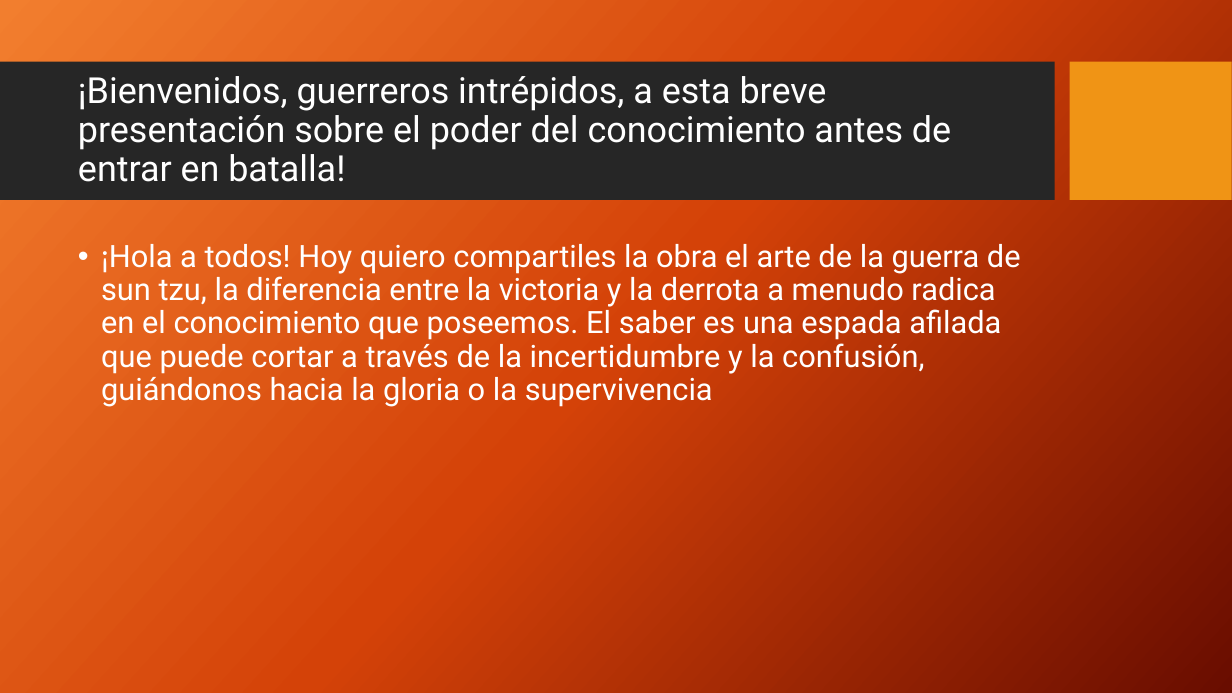
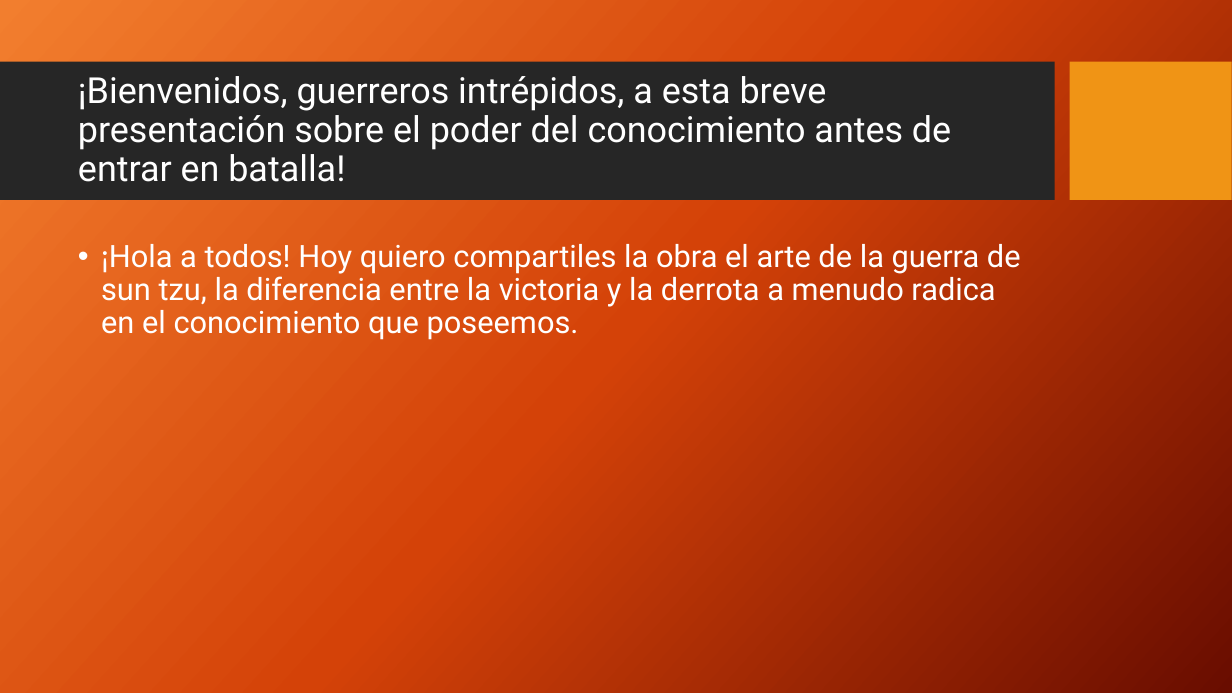
Before and after one commit to Byneros/TallerGestionDeDatosElArteDeLaGuerra, a slide deck: slide 2 of QUE DEBES CONOCER PARA GANAR CUALQUER BATALLA OTRA VERSION.pptx. Drawn at 1232x693 pixels with LibreOffice and Linux fonts; fonts in the diff are those of the drawing; background and template pictures are left out. Boxes give left, top, right and bottom in pixels: in the first picture for what was removed or moved away, otherwise in the second. Text is boxed around its words. In the diff, an @@ line names an element or a change of style, - is before the commit and + after.

```diff
--- a/QUE DEBES CONOCER PARA GANAR CUALQUER BATALLA OTRA VERSION.pptx
+++ b/QUE DEBES CONOCER PARA GANAR CUALQUER BATALLA OTRA VERSION.pptx
@@ text at [101, 244, 1021, 340]: text changed @@
-• ¡Hola a todos! Hoy quiero compartiles la obra el arte de la guerra de sun tzu, la diferencia entre la victoria y la derrota a menudo radica en el conocimiento que poseemos. El saber es una espada afilada que puede cortar a través de la incertidumbre y la confusión, guiándonos hacia la gloria o la supervivencia
+• ¡Hola a todos! Hoy quiero compartiles la obra el arte de la guerra de sun tzu, la diferencia entre la victoria y la derrota a menudo radica en el conocimiento que poseemos.
```
Also in this commit, not shown: 2 other slides changed, 5 slides added, 3 other files.
